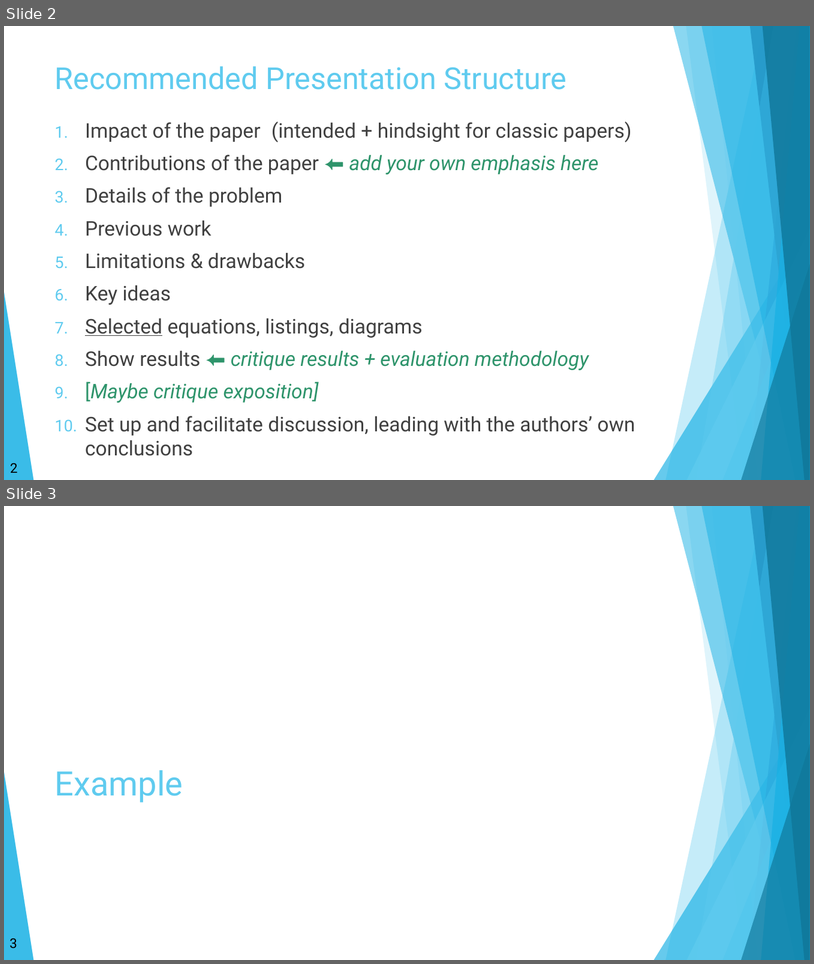
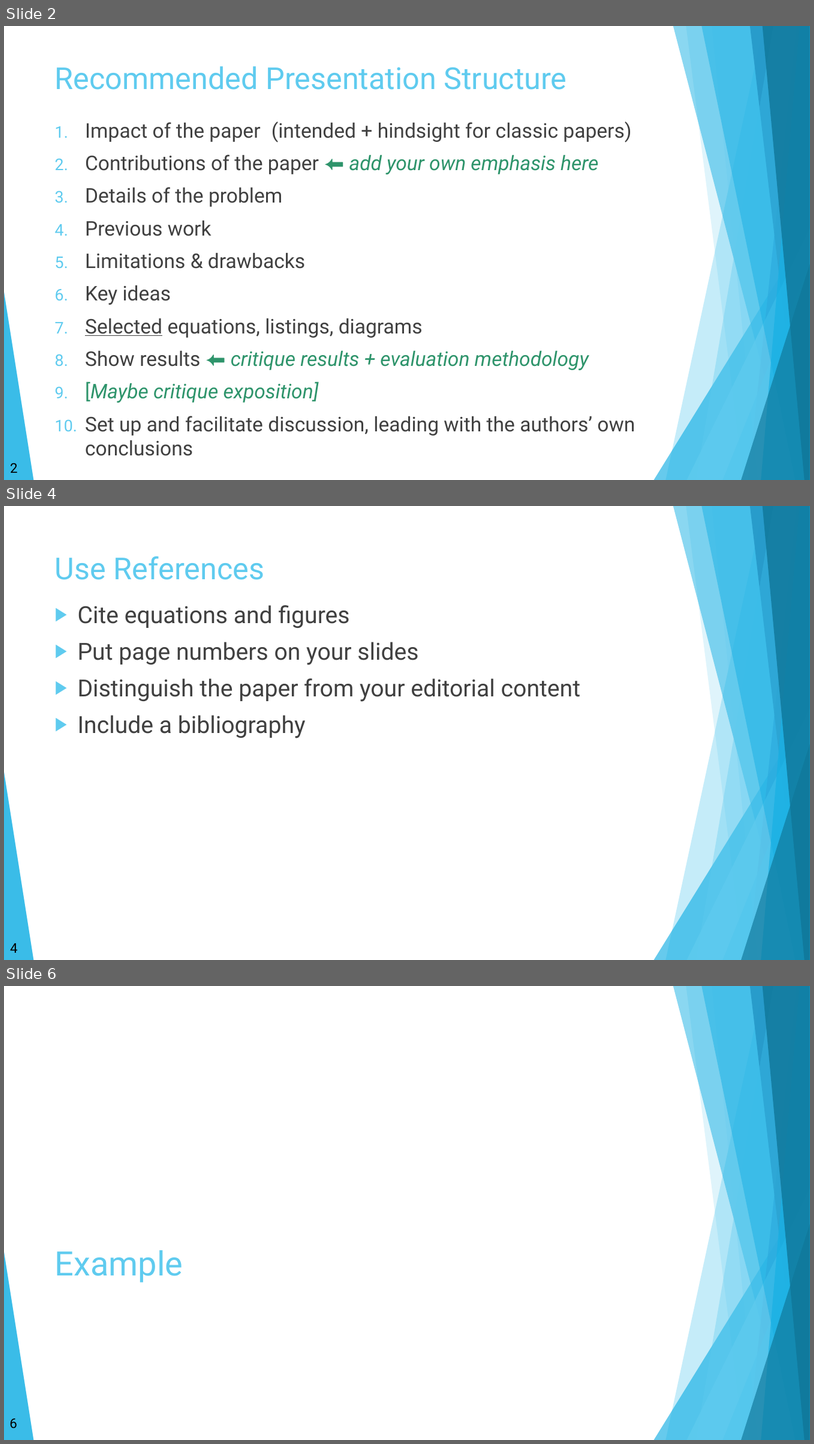
Before and after one commit to morgan3d/advanced-ray-tracing-course, a slide deck: present-research.pptx. Shown one above the other, each under a label of ours: slides 2 and 3 before the commit, slides 2, 4 and 6 after it; the slides between them are not shown. The pictures are 814x964 and 814x1444 pixels, drawn with LibreOffice and Linux fonts; fonts in the diff are those of the drawing. Boxes give left, top, right and bottom in pixels: in the first picture for what was removed or moved away, otherwise in the second. Text is boxed around its words. In the diff, an @@ line names an element or a change of style, - is before the commit and + after.

```diff
--- a/present-research.pptx
+++ b/present-research.pptx
@@ slide 4 added at box(4, 506, 810, 960), background #FFFFFF; not listed: 16 template elements that a slide beside it also shows @@
@@ title added at box(55, 556, 265, 580), 36 pt, text #5FCBEF @@
+Use References
@@ text added at box(78, 605, 581, 738), 28 pt, text #404040 @@
+▶ Cite equations and figures
+▶ Put page numbers on your slides
+▶ Distinguish the paper from your editorial content
+▶ Include a bibliography
@@ page number added at box(10, 943, 18, 952), 16 pt, text #000000 @@
+4
@@ what was slide 3 is now slide 6 @@
@@ page number at box(9, 1418, 17, 1428): text changed @@
-3
+6
```
Also in this commit, not shown: 3 other slides added.
